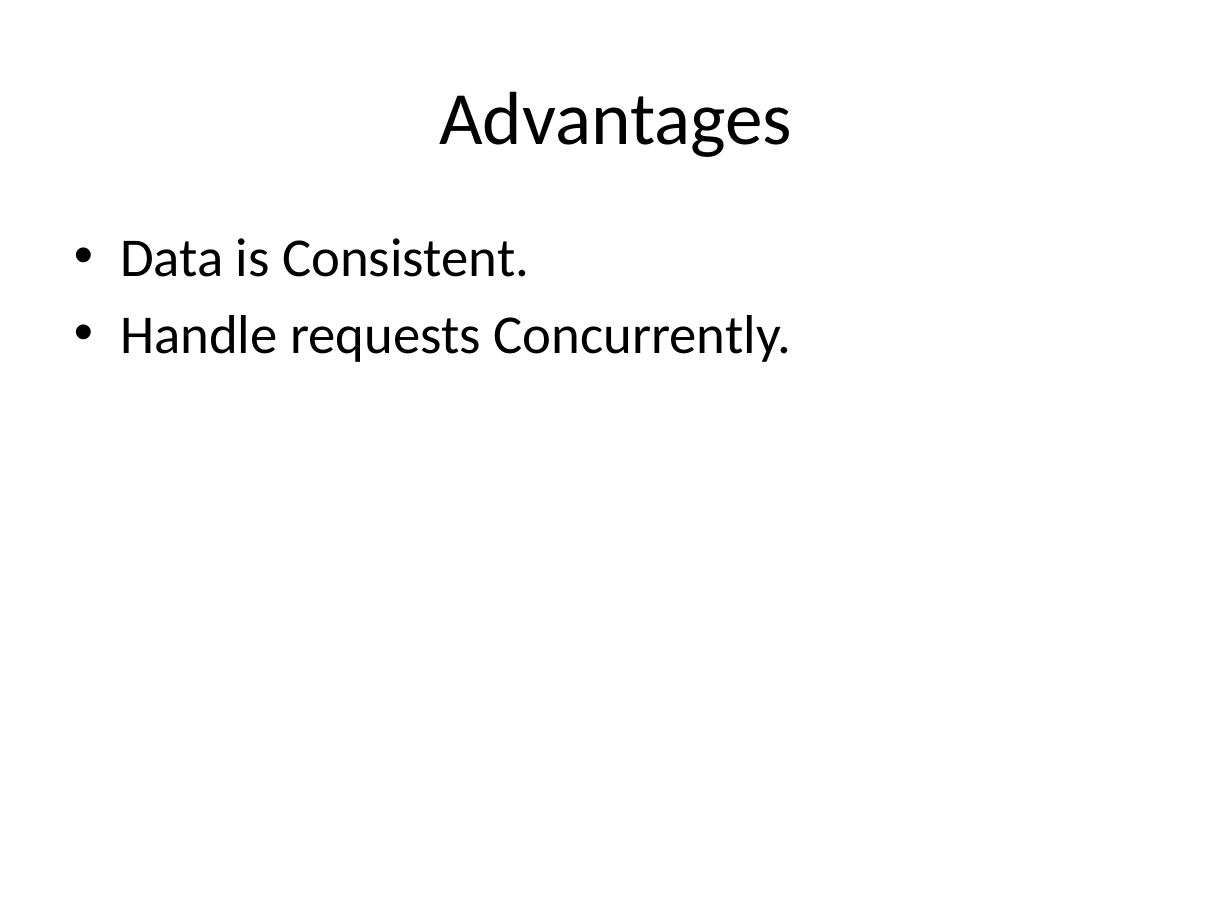
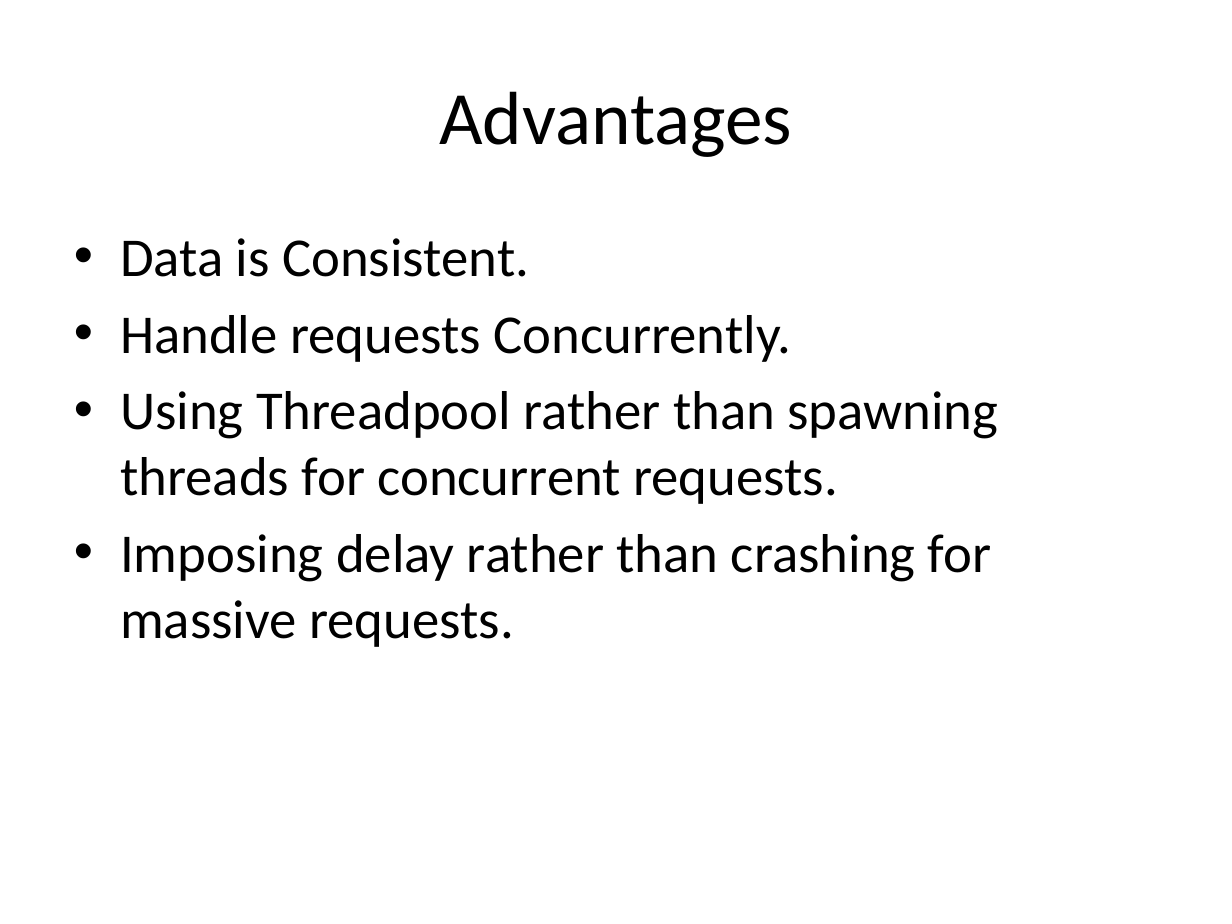
Before and after one commit to RajibTheKing/Distributed-System, a slide deck: slide 5 of Lab_Excercises/Lab1/Lab 1 (Distributed System).pptx. Drawn at 1232x924 pixels with LibreOffice and Linux fonts; fonts in the diff are those of the drawing. Boxes give left, top, right and bottom in pixels: in the first picture for what was removed or moved away, otherwise in the second. Text is boxed around its words. In the diff, an @@ line names an element or a change of style, - is before the commit and + after.

```diff
--- a/Lab_Excercises/Lab1/Lab 1 (Distributed System).pptx
+++ b/Lab_Excercises/Lab1/Lab 1 (Distributed System).pptx
@@ text at [120,391,998,647]: paragraphs added @@
+• Using Threadpool rather than spawning threads for concurrent requests.
+• Imposing delay rather than crashing for massive requests.
```
Also in this commit, not shown: 2 other slides changed, 20 other files.
